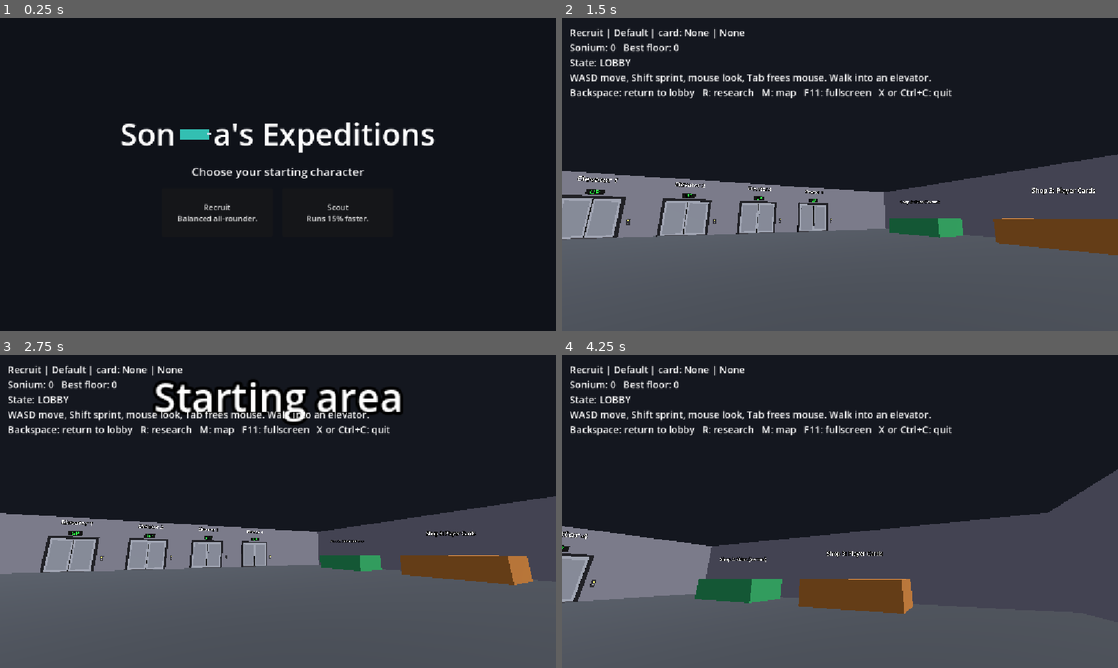
Above: before the commit, frames 1-4 (two rows, left to right).
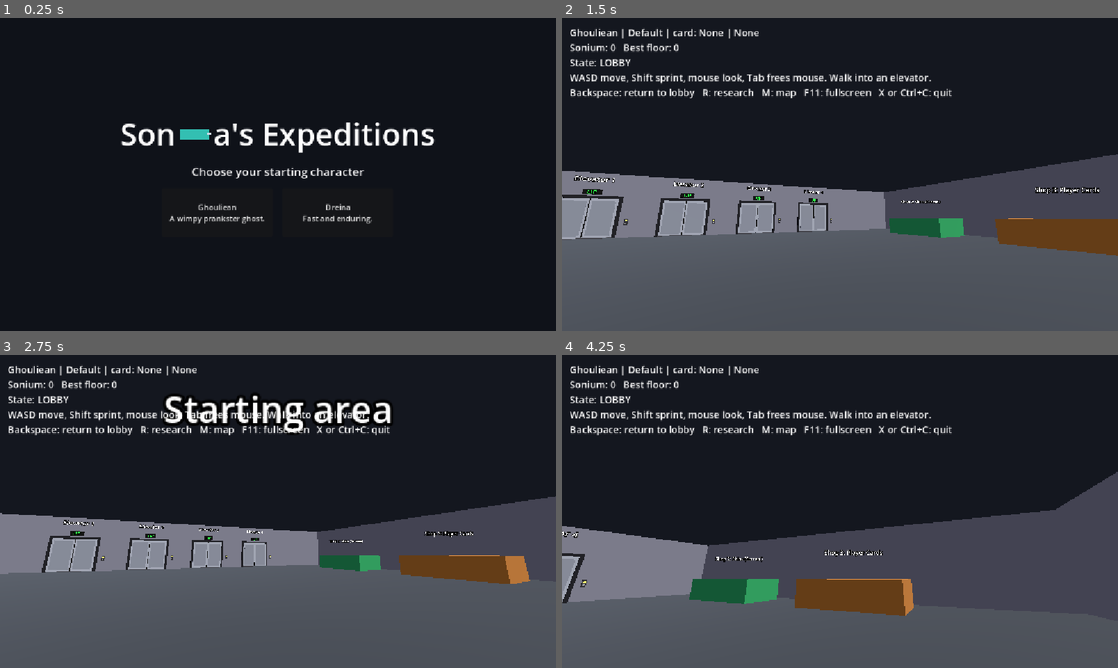
Above: after the commit, the same moments.

Repository: BusyStas/game-godot-Dandy
Game: Godot game, scene res://scenes/title.tscn
Two runs of this game, one before a commit and one after it. Both use one fixed random seed, a clock stepped at 60 frames per second and the inputs below.
Inputs (mouse positions are in pixels of both pictures, inside the frame that each line leads up to):
- Up to frame 1 (0.25 s): no input
- Up to frame 2 (1.5 s): click (778, 212) at 0.5 s, where only the run before the commit has a clickable "Recruit Balanced all-rounder."; tap Enter at 1.25 s; move the mouse to (867, 174) at 1.27 s; hold W from 1.28 s (still down); hold Shift from 1.28 s (still down)
- Up to frame 3 (2.75 s): tap Space at 1.52, 2, 2.27 s; tap R at 1.55, 2.1 s; move the mouse to (166, 527) at 2.02 s; release W at 2.03 s; release Shift at 2.03 s; hold S from 2.03 s (still down); tap Shift at 2.3 s
- Up to frame 4 (4.25 s): move the mouse to (851, 505) at 2.77 s; release S at 2.78 s; hold Shift 2.78-3.53 s; hold W from 2.78 s (still down); tap R at 3.05, 3.6 s; tap Enter at 3.5 s; move the mouse to (812, 574) at 3.52 s; tap Space at 3.77 s; tap Shift at 3.8 s

The runs differ from the first frame. In frame 1, 0.5% of the frame differs, in the area x 30-67%, y 59-66%; in frame 2, 2.1%; in frame 3, 5.5%, in the area x 0-100%, y 3-74%; in frame 4, 2.2%.

Commit message:
Deck update 5: five-star character stats, stamina, admin unlock, Ghouliean, mirror shows chosen character
Co-Authored-By: Claude Sonnet 5.5 <noreply@anthropic.com>
Claude-Session: https://claude.ai/code/session_01254WZhSqkkRXr4nw2rpTqZ

Diff:
--- a/scripts/character_model.gd
+++ b/scripts/character_model.gd
@@ -22,6 +22,7 @@
 	"limlem": [0.0022, 230, 100, 0.0],
 	"minchei": [0.0024, 210, 115, 0.0],
 	"littay": [0.0024, 215, 110, 0.0],
+	"ghouliean": [0.0024, 215, 110, 0.0],
 }
 
 # kind -> pixel positions (column, row) of the two eyes in the head texture, used for the red Corruption glow
@@ -40,6 +41,7 @@
 	"limlem": [Vector2(65, 130), Vector2(135, 130)],
 	"minchei": [Vector2(85, 110), Vector2(150, 110)],
 	"littay": [Vector2(80, 105), Vector2(140, 105)],
+	"ghouliean": [Vector2(82, 100), Vector2(138, 100)],
 }
 
 # body styles: torso, stripes (or null), belt, pants, arm, cuff, arm stripe, extra
@@ -54,6 +56,7 @@
 	"lem": {"torso": Color(0.5, 0.37, 0.0), "stripe": null, "belt": Color(0.93, 0.93, 0.93), "pants": Color(0.03, 0.2, 0.4), "arm": Color(0.5, 0.37, 0.0), "cuff": Color(0.4, 0.65, 0.3), "arm_stripe": false},
 	"littay": {"torso": Color(0.35, 0.35, 0.35), "stripe": null, "belt": null, "pants": Color(0.25, 0.45, 0.85), "arm": Color(0.9, 0.55, 0.2), "cuff": Color(0.9, 0.55, 0.2), "arm_stripe": false},
 	"minchei": {"torso": Color(0.75, 0.45, 0.6), "stripe": null, "belt": null, "pants": Color(0.72, 0.85, 0.7), "arm": Color(0.55, 0.5, 0.75), "cuff": Color(0.55, 0.5, 0.75), "arm_stripe": false},
+	"ghouliean": {"torso": Color(0.9, 0.93, 0.97), "stripe": null, "belt": null, "pants": Color(0.82, 0.86, 0.93), "arm": Color(0.9, 0.93, 0.97), "cuff": Color(0.7, 0.78, 0.9), "arm_stripe": false},
 	"bolten": {"torso": Color(0.8, 0.02, 0.02), "stripe": Color.BLACK, "belt": Color.BLACK, "pants": Color(0.8, 0.02, 0.02), "arm": Color(0.8, 0.02, 0.02), "cuff": Color(1.0, 0.9, 0.1), "arm_stripe": false},
 }
 
@@ -65,6 +68,25 @@
 		"sonia", "serrani", "surrena":
 			return "fatal"
 	return kind
+
+
+## A character as shown in the lobby mirror and shop: the same body and painted head, but not Corrupted.
+static func build_normal(kind: String) -> Node3D:
+	var root := Node3D.new()
+	if kind == "limlem":
+		for pair in [["lim", -0.36], ["lem", 0.36]]:
+			var one := Node3D.new()
+			one.scale = Vector3(0.82, 0.82, 0.82)
+			one.position.x = pair[1]
+			_body(one, pair[0])
+			_head(one, pair[0])
+			root.add_child(one)
+		return root
+	if not HEAD_SPEC.has(kind):
+		return build_player(Color(0.9, 0.75, 0.6))
+	_body(root, style_of(kind))
+	_head(root, kind)
+	return root
 
 
 ## An enemy: body + head, then black Sonium goo and red glowing eyes ("Corrupted").
@@ -278,6 +300,8 @@
 			img = _draw_minchei()
 		"littay":
 			img = _draw_littay()
+		"ghouliean":
+			img = _draw_ghouliean()
 		_:
 			img = _draw_rencha()
 	img.generate_mipmaps()
@@ -503,6 +527,18 @@
 	return img
 
 
+## Ghouliean: a wimpy little ghost with a wavy hem, big worried eyes and a small wobbly mouth.
+static func _draw_ghouliean() -> Image:
+	var img := _new(220, 230)
+	_ellipse(img, 110, 100, 78, 84, Color(0.93, 0.95, 1.0))
+	_poly(img, PackedVector2Array([Vector2(32, 100), Vector2(188, 100), Vector2(190, 205), Vector2(160, 185), Vector2(135, 210),
+			Vector2(110, 185), Vector2(85, 210), Vector2(60, 185), Vector2(30, 205)]), Color(0.93, 0.95, 1.0))
+	_eye(img, 82, 100, 20, 24)
+	_eye(img, 138, 100, 20, 24)
+	_poly(img, PackedVector2Array([Vector2(90, 150), Vector2(112, 140), Vector2(132, 150), Vector2(112, 160)]), Color(0.25, 0.25, 0.35))
+	return img
+
+
 static func _draw_littay() -> Image:
 	var img := _new(220, 220)
 	var pts := PackedVector2Array()
--- a/scripts/corruption.gd
+++ b/scripts/corruption.gd
@@ -25,6 +25,7 @@
 var _home := Vector3.ZERO
 var _stun_until := 0.0
 var _boost_until := 0.0
+var _ghoul_close_cd := 0.0
 var _hit_cd := 0.0
 var _sight_timer := 0.0
 var _last_seen := -100.0
@@ -264,6 +265,10 @@
 				var r := _limlem(dist, now)
 				target = r[0]
 				speed = r[1]
+			"ghouliean":
+				var r := _ghouliean(dist, now)
+				target = r[0]
+				speed = r[1]
 			"littay":
 				var r := _minchei(dist, now)   # same roaming/hearing style as Minchei
 				target = r[0]
@@ -288,6 +293,8 @@
 
 func _contact() -> void:
 	var dmg: int = int(_stats["damage"])
+	if dmg <= 0:
+		return   # harmless Friendlers (Ghouliean) never attack
 	if kind == "surrena":
 		if not _grabbing and RoundManager.request_minigame("shake", self, {}):
 			_grabbing = true
@@ -572,6 +579,25 @@
 	if now < _chase_until and from_home < 7.0:
 		return [_player.global_position, float(_stats["speed"])]
 	return [_home, 3.0]
+
+
+## Ghouliean is a wimp: he bolts from anyone who gets close, and wanders when nobody is near.
+func _ghouliean(dist: float, now: float) -> Array:
+	if dist < float(_stats["sight"]) * 0.75:
+		if dist < 3.0 and now > _ghoul_close_cd:
+			_ghoul_close_cd = now + 6.0
+			RoundManager.research_event(kind, "close")
+		var away := global_position - _player.global_position
+		away.y = 0.0
+		var spot := global_position + away.normalized() * 6.0
+		var b: Rect2 = bounds
+		spot.x = clampf(spot.x, b.position.x + 1.0, b.end.x - 1.0)
+		spot.z = clampf(spot.z, b.position.y + 1.0, b.end.y - 1.0)
+		if Vector2(spot.x - global_position.x, spot.z - global_position.z).length() < 1.5:
+			_pick_wander()   # cornered: dash somewhere else
+			return [_wander_target(), float(_stats["speed"])]
+		return [spot, float(_stats["speed"])]
+	return [_wander_target(), 1.8]
 
 
 ## Minchei is blind: she roams, feels for noise and anything close, and drags it to the other Corruptions.
--- a/scripts/game_data.gd
+++ b/scripts/game_data.gd
@@ -3,16 +3,52 @@
 ## Static game content. Anything marked PLACEHOLDER was not specified in the design deck.
 
 # PLACEHOLDER: the deck says there are two starting characters (designs TBD) and a character shop.
-const STARTERS := ["recruit", "scout"]
-
+const STARTERS := ["ghouliean", "dreina"]   # pick one for free the first time you play
+
+# Playable characters are the story characters themselves (deck: "bought characters are the characters you play as").
+# Five star stats, 1 (worst) to 5 (best): Timing Size, Movement Speed, Stamina, Stealth, Machine Speed. The deck gives
+# Sonia, Bolten, Littay, Shovelina, Lim & Lem and Dreina; the rest are PLACEHOLDER stars. Price runs from about 500 (worst
+# total) to 4000 (best total). Sonia, Serrani and Surrena are admin-only (unlocked by RoundManager.is_admin, never sold).
 const CHARACTERS := {
-	# deck: bought characters cost about 500 (worst) to 4000 (best) Sonium; stars run 1 (worst) to 5 (best).
-	# Sonia, Serrani and Surrena are admin-only and never sold. The roster here is a PLACEHOLDER until Daniel lists the real ones.
-	"recruit": {"name": "Recruit", "price": 500, "desc": "Balanced all-rounder.", "speed": 1.0, "fix": 1.0, "quiet": 1.0, "stars": {"Speed": 2, "Fixing": 2, "Stealth": 2}},
-	"scout": {"name": "Scout", "price": 500, "desc": "Runs 15% faster.", "speed": 1.15, "fix": 1.0, "quiet": 1.0, "stars": {"Speed": 3, "Fixing": 1, "Stealth": 2}},
-	"engineer": {"name": "Engineer", "price": 1500, "desc": "Fixes machines 30% faster.", "speed": 1.0, "fix": 1.3, "quiet": 1.0, "stars": {"Speed": 2, "Fixing": 4, "Stealth": 2}},
-	"ghost": {"name": "Ghost", "price": 4000, "desc": "Makes half the noise.", "speed": 1.0, "fix": 1.0, "quiet": 0.5, "stars": {"Speed": 3, "Fixing": 2, "Stealth": 5}},
-}
+	"ghouliean": {"name": "Ghouliean", "price": 600, "desc": "A wimpy prankster ghost.", "stars": {"Timing Size": 1, "Movement Speed": 3, "Stamina": 2, "Stealth": 1, "Machine Speed": 1}, "model": "ghouliean"},
+	"rencha": {"name": "Rencha", "price": 1000, "desc": "Stalks the halls.", "stars": {"Timing Size": 2, "Movement Speed": 2, "Stamina": 3, "Stealth": 2, "Machine Speed": 2}, "model": "rencha"},
+	"minchei": {"name": "Minchei", "price": 1000, "desc": "Blind but strong.", "stars": {"Timing Size": 3, "Movement Speed": 2, "Stamina": 2, "Stealth": 1, "Machine Speed": 2}, "model": "minchei"},
+	"cybot": {"name": "Cybot 1.2.7", "price": 1700, "desc": "Great with machines.", "stars": {"Timing Size": 2, "Movement Speed": 2, "Stamina": 3, "Stealth": 2, "Machine Speed": 5}, "model": "cybot"},
+	"ivina": {"name": "Ivina", "price": 1700, "desc": "Quiet and careful.", "stars": {"Timing Size": 3, "Movement Speed": 2, "Stamina": 2, "Stealth": 5, "Machine Speed": 2}, "model": "ivina"},
+	"shovelina": {"name": "Shovelina", "price": 2250, "desc": "Big timing windows.", "stars": {"Timing Size": 4, "Movement Speed": 3, "Stamina": 3, "Stealth": 2, "Machine Speed": 3}, "model": "shovelina"},
+	"littay": {"name": "Littay", "price": 2250, "desc": "A good machine hand.", "stars": {"Timing Size": 2, "Movement Speed": 3, "Stamina": 4, "Stealth": 2, "Machine Speed": 4}, "model": "littay"},
+	"dreina": {"name": "Dreina", "price": 2250, "desc": "Fast and enduring.", "stars": {"Timing Size": 2, "Movement Speed": 4, "Stamina": 4, "Stealth": 3, "Machine Speed": 2}, "model": "dreina"},
+	"limlem": {"name": "Lim & Lem", "price": 2250, "desc": "Fast fixers, no stamina.", "stars": {"Timing Size": 1, "Movement Speed": 5, "Stamina": 1, "Stealth": 3, "Machine Speed": 5}, "model": "limlem"},
+	"bolten": {"name": "Bolten", "price": 2600, "desc": "Lightning fast, very loud.", "stars": {"Timing Size": 2, "Movement Speed": 5, "Stamina": 5, "Stealth": 1, "Machine Speed": 2}, "model": "bolten"},
+	"sonia": {"name": "Sonia", "price": 4000, "desc": "Admin only. Best at everything.", "stars": {"Timing Size": 5, "Movement Speed": 5, "Stamina": 5, "Stealth": 5, "Machine Speed": 5}, "model": "sonia", "admin": true},
+	"serrani": {"name": "Serrani", "price": 4000, "desc": "Admin only.", "stars": {"Timing Size": 3, "Movement Speed": 3, "Stamina": 5, "Stealth": 1, "Machine Speed": 3}, "model": "serrani", "admin": true},
+	"surrena": {"name": "Surrena", "price": 4000, "desc": "Admin only.", "stars": {"Timing Size": 3, "Movement Speed": 4, "Stamina": 3, "Stealth": 5, "Machine Speed": 2}, "model": "surrena", "admin": true},
+}
+
+
+## Gameplay numbers from a character's stars (3 stars is about the old "average").
+static func stat(info: Dictionary, stat_name: String) -> int:
+	return int(info.get("stars", {}).get(stat_name, 3))
+
+
+static func speed_mult(info: Dictionary) -> float:
+	return 0.8 + 0.1 * stat(info, "Movement Speed")      # 0.9 .. 1.3
+
+
+static func fix_mult(info: Dictionary) -> float:
+	return 0.7 + 0.15 * stat(info, "Machine Speed")      # 0.85 .. 1.45
+
+
+static func quiet_mult(info: Dictionary) -> float:
+	return 1.5 - 0.25 * stat(info, "Stealth")           # 1.25 .. 0.25 (noise radius multiplier)
+
+
+static func sprint_seconds(info: Dictionary) -> float:
+	return 2.0 + 2.0 * stat(info, "Stamina")             # 4 .. 12 s of sprint, refills while walking
+
+
+static func timing_zone_px(info: Dictionary) -> float:
+	return 60.0 + 30.0 * stat(info, "Timing Size")       # width of the green zone (of 600)
 
 ## "Balanced all-rounder.  Speed ★★☆☆☆  Fixing ..." for the shop and the selection screen.
 static func desc_with_stars(info: Dictionary) -> String:
@@ -89,6 +125,7 @@
 	"dreina": {"name": "Dreina", "cls": "friendler", "speed": 3.5, "sight": 12.0, "hearing": 10.0, "detect_time": 10.0, "damage": 1, "min_floor": 5, "weight": 2.5},
 	"shovelina": {"name": "Shovelina", "cls": "friendler", "speed": 2.8, "sight": 10.0, "hearing": 12.0, "detect_time": 6.0, "damage": 1, "min_floor": 5, "weight": 2.5},
 	"limlem": {"name": "Lim & Lem", "cls": "friendler", "speed": 6.0, "sight": 12.0, "hearing": 6.0, "detect_time": 0.0, "damage": 1, "min_floor": 5, "weight": 2.5},
+	"ghouliean": {"name": "Ghouliean", "cls": "friendler", "speed": 4.4, "sight": 12.0, "hearing": 10.0, "detect_time": 0.0, "damage": 0, "min_floor": 5, "weight": 2.5},
 	"littay": {"name": "Littay", "cls": "friendler", "speed": 3.0, "sight": 12.0, "hearing": 10.0, "detect_time": 10.0, "damage": 1, "min_floor": 10, "weight": 2.5},
 	"minchei": {"name": "Minchei", "cls": "friendler", "speed": 2.6, "sight": 4.0, "hearing": 14.0, "detect_time": 12.0, "damage": 1, "min_floor": 5, "weight": 2.5},
 }
@@ -96,14 +133,14 @@
 # The deck's table still has unfinished ("WIP") rows. They keep their share of the odds; until they exist, a WIP
 # roll spawns one of the finished Friendlers (any floor) as a stand-in. [min_floor, rarity]
 static func wip_rows() -> Array:
-	var rows: Array = [[5, 2.5], [5, 2.5]]
+	var rows: Array = [[5, 2.5]]
 	for i in 8:
 		rows.append([0, 3.5])
 	for i in 10:
 		rows.append([0, 4.55])
 	return rows
 
-const WIP_STAND_INS := ["dreina", "shovelina", "limlem", "minchei", "littay"]
+const WIP_STAND_INS := ["dreina", "shovelina", "limlem", "minchei", "littay", "ghouliean"]
 
 # Short alarm text shown by the monster warning.
 const WARNINGS := {
@@ -117,6 +154,7 @@
 	"dreina": "DREINA is chasing you - avoid the Sonium puddles!",
 	"shovelina": "SHOVELINA is digging toward you - keep moving!",
 	"limlem": "LIM & LEM - do not get close to them!",
+	"ghouliean": "Ghouliean is around - he is harmless and runs from you.",
 	"littay": "LITTAY is roaming - he drags people to the darkest part of the map!",
 	"minchei": "MINCHEI is roaming - she can drag you to a Fatal!",
 }
@@ -179,6 +217,12 @@
 		{"ev": "space_escape", "goal": 3, "text": "Step into Lim & Lem's space and get away unhurt three times"},
 		{"ev": "chased", "goal": 30, "text": "Get chased by Corrupted Lim & Lem for half a minute"}],
 		"cost_jars": 0, "reward": "title", "reward_text": "Title: Personal Space + a guide on keeping your distance"},
+	"ghouliean": {"tasks": [
+		{"ev": "found", "goal": 10, "text": "Find Corrupted Ghouliean ten times"},
+		{"ev": "follow", "goal": 30, "text": "Stay near Corrupted Ghouliean for half a minute (within 5 m)"},
+		{"ev": "close", "goal": 5, "text": "Get within 3 m of Ghouliean five times before he bolts"},
+		{"ev": "found", "goal": 25, "text": "Find Corrupted Ghouliean twenty-five times"}],
+		"cost_jars": 0, "reward": "title", "reward_text": "Title: Ghoul Whisperer + a guide to the Ghouliean Protocol"},
 	"littay": {"tasks": [
 		{"ev": "found", "goal": 10, "text": "Find Corrupted Littay ten times"},
 		{"ev": "follow", "goal": 30, "text": "Follow Corrupted Littay for half a minute (within 5 m)"},
--- a/scripts/lobby.gd
+++ b/scripts/lobby.gd
@@ -146,6 +146,7 @@
 		var skin: String = str(RoundManager.loadout.get("skin", ""))
 		if GameData.SKINS.has(skin):
 			_mirror.skin_color = GameData.SKINS[skin]["color"]
+			_mirror.character = str(GameData.CHARACTERS.get(RoundManager.loadout["character"], {}).get("model", ""))
 	_mirror.active = in_cabin
 
 
@@ -308,7 +309,7 @@
 	if Time.get_ticks_msec() > _msg_until_ms:
 		_msg.text = ""
 	var s: int = RoundManager.state
-	var ch: Dictionary = GameData.CHARACTERS.get(RoundManager.loadout["character"], GameData.CHARACTERS["recruit"])
+	var ch: Dictionary = GameData.CHARACTERS.get(RoundManager.loadout["character"], GameData.CHARACTERS[GameData.STARTERS[0]])
 	var skin: Dictionary = GameData.SKINS.get(RoundManager.loadout["skin"], GameData.SKINS["default"])
 	var deco: Dictionary = GameData.DECORATIONS.get(RoundManager.loadout["decoration"], GameData.DECORATIONS["none"])
 	var util: Dictionary = GameData.UTILITIES.get(RoundManager.loadout["utility"], GameData.UTILITIES["none"])
@@ -320,7 +321,7 @@
 		"State: %s" % RoundManager.State.keys()[s],
 	]
 	if s != RoundManager.State.LOBBY:
-		lines.append("Floor: %d" % RoundManager.floor_number)
+		lines.append("Floor: %d   Stamina: %d%%" % [RoundManager.floor_number, int(100.0 * _player.stamina / maxf(_player.sprint_max, 0.01))])
 	if RoundManager.current_map != "":
 		lines.append("Map: %s" % RoundManager.current_map)
 		lines.append(_task_line())
--- a/scripts/minigame.gd
+++ b/scripts/minigame.gd
@@ -81,8 +81,9 @@
 	_track.add_child(tbg)
 	_zone = ColorRect.new()
 	_zone.color = Color(0.1, 0.8, 0.2, 0.9)
-	_zone.position = Vector2(240, 0)
-	_zone.size = Vector2(120, 34)
+	var zone_w := GameData.timing_zone_px(GameData.CHARACTERS.get(RoundManager.loadout["character"], {}))   # Timing Size stars
+	_zone.position = Vector2(300.0 - zone_w / 2.0, 0)
+	_zone.size = Vector2(zone_w, 34)
 	_track.add_child(_zone)
 	_needle = ColorRect.new()
 	_needle.color = Color.WHITE
--- a/scripts/mirror.gd
+++ b/scripts/mirror.gd
@@ -24,6 +24,11 @@
 
 var _vp: SubViewport
 var _cam: Camera3D
+var character := "":      ## the chosen character: its body shows in the mirror ("your body's looks change")
+	set(value):
+		character = value
+		if is_inside_tree():
+			_rebuild_figure()
 var _figure: Node3D
 
 
@@ -60,7 +65,7 @@
 func _rebuild_figure() -> void:
 	if _figure:
 		_figure.queue_free()
-	_figure = CharacterModel.build_player(skin_color)
+	_figure = CharacterModel.build_normal(character) if character != "" else CharacterModel.build_player(skin_color)
 	CharacterModel.set_visual_layers(_figure, FIGURE_LAYER)
 	_figure.top_level = true
 	_figure.visible = active
--- a/scripts/player.gd
+++ b/scripts/player.gd
@@ -8,6 +8,9 @@
 const GRAVITY := 20.0
 
 var frozen := false          ## true while a UI screen is open
+var sprint_max := 6.0         ## seconds of sprint (Stamina stat)
+var stamina := 6.0
+var timing_zone := 120.0      ## green-zone width in timing minigames (Timing Size stat)
 var fix_speed := 1.0         ## machine repair speed multiplier (character perk)
 
 var _speed_mult := 1.0
@@ -56,10 +59,13 @@
 
 
 func apply_loadout() -> void:
-	var ch: Dictionary = GameData.CHARACTERS.get(RoundManager.loadout["character"], GameData.CHARACTERS["recruit"])
-	_speed_mult = ch["speed"]
-	fix_speed = ch["fix"]
-	_quiet = ch["quiet"]
+	var ch: Dictionary = GameData.CHARACTERS.get(RoundManager.loadout["character"], GameData.CHARACTERS[GameData.STARTERS[0]])
+	_speed_mult = GameData.speed_mult(ch)
+	fix_speed = GameData.fix_mult(ch)
+	_quiet = GameData.quiet_mult(ch)
+	sprint_max = GameData.sprint_seconds(ch)
+	stamina = sprint_max
+	timing_zone = GameData.timing_zone_px(ch)
 	var utility: String = RoundManager.loadout["utility"]
 	if utility == "boots":
 		_speed_mult *= 1.2
@@ -101,7 +107,11 @@
 		if Input.is_physical_key_pressed(KEY_A): x -= 1.0
 		if Input.is_physical_key_pressed(KEY_S): z += 1.0
 		if Input.is_physical_key_pressed(KEY_W): z -= 1.0
-		sprint = Input.is_physical_key_pressed(KEY_SHIFT)
+		sprint = Input.is_physical_key_pressed(KEY_SHIFT) and stamina > 0.0 and (x != 0.0 or z != 0.0)
+	if sprint:
+		stamina = maxf(0.0, stamina - delta)
+	else:
+		stamina = minf(sprint_max, stamina + delta * 0.6)
 	var dir := (transform.basis * Vector3(x, 0.0, z)).normalized()
 	var speed := BASE_SPEED * _speed_mult * RoundManager.speed_factor() * (SPRINT_MULT if sprint else 1.0)
 	velocity.x = dir.x * speed
--- a/scripts/round_manager.gd
+++ b/scripts/round_manager.gd
@@ -40,6 +40,8 @@
 var corruption_count := 1
 var slow_factor := 1.0   ## <1 once Rencha has seen the player on this floor
 var chain: Array = []     ## FloorChain blocks of this run: floors must be reached one by one, in order
+## Admins (Daniel and his father) get the Fatals unlocked: run with --admin, set SONIA_ADMIN=1, or put an admin.txt file in the project folder.
+var is_admin := false
 var best_tip := ""        ## hash of the last block of the run that set best_floor
 var _chain_run_id := 0
 var health := MAX_HEALTH
@@ -66,7 +68,7 @@
 var best_floor := 0
 var starter_chosen := false
 var owned := {"characters": [], "skins": ["default"], "decorations": ["none"]}
-var loadout := {"character": "recruit", "skin": "default", "utility": "none", "decoration": "none"}
+var loadout := {"character": "ghouliean", "skin": "default", "utility": "none", "decoration": "none"}
 
 var _timer: SceneTreeTimer
 var _run_id := 0
@@ -74,6 +76,8 @@
 
 
 func _ready() -> void:
+	is_admin = "--admin" in OS.get_cmdline_user_args() or "--admin" in OS.get_cmdline_args() \
+		or OS.get_environment("SONIA_ADMIN") == "1" or FileAccess.file_exists("res://admin.txt")
 	for k in GameData.RESEARCH:
 		research[k] = {"p": [0.0, 0.0, 0.0, 0.0], "claimed": false}
 	_load()
@@ -542,6 +546,16 @@
 	owned["decorations"] = Array(cfg.get_value("player", "owned_decorations", ["none"]))
 	for k in loadout:
 		loadout[k] = str(cfg.get_value("loadout", k, loadout[k]))
+	# the roster changed with the deck (stars, story characters): drop saved characters that no longer exist
+	var kept: Array = []
+	for id in owned["characters"]:
+		if GameData.CHARACTERS.has(id) and (is_admin or not GameData.CHARACTERS[id].get("admin", false)):
+			kept.append(id)
+	owned["characters"] = kept
+	if kept.is_empty():
+		starter_chosen = false
+	elif not GameData.CHARACTERS.has(loadout["character"]) or (GameData.CHARACTERS[loadout["character"]].get("admin", false) and not is_admin):
+		loadout["character"] = kept[0]
 	for k in research:
 		var p: Array = Array(cfg.get_value("research", k, research[k]["p"]))
 		if p.size() == 4:
--- a/scripts/selection_screen.gd
+++ b/scripts/selection_screen.gd
@@ -55,7 +55,12 @@
 
 
 func open() -> void:
-	_fill("character", RoundManager.owned["characters"], GameData.CHARACTERS)
+	var chars: Array = RoundManager.owned["characters"].duplicate()
+	if RoundManager.is_admin:   # admins get the Fatals (Sonia, Serrani, Surrena) for free
+		for id in GameData.CHARACTERS:
+			if GameData.CHARACTERS[id].get("admin", false) and not chars.has(id):
+				chars.append(id)
+	_fill("character", chars, GameData.CHARACTERS)
 	_fill("skin", RoundManager.owned["skins"], GameData.SKINS)
 	_fill("utility", GameData.UTILITIES.keys(), GameData.UTILITIES)
 	_fill("decoration", RoundManager.owned["decorations"], GameData.DECORATIONS)
--- a/tools/export_models.gd
+++ b/tools/export_models.gd
@@ -3,7 +3,7 @@
 ## Run:  godot --headless --path . -s tools/export_models.gd
 func _initialize() -> void:
 	DirAccess.make_dir_recursive_absolute("res://assets/characters")
-	for kind in ["sonia", "serrani", "surrena", "rencha", "cybot", "ivina", "bolten", "dreina", "shovelina", "lim", "lem", "minchei", "littay"]:
+	for kind in ["sonia", "serrani", "surrena", "rencha", "cybot", "ivina", "bolten", "dreina", "shovelina", "lim", "lem", "minchei", "littay", "ghouliean"]:
 		var img: Image = CharacterModel.image_for(kind)
 		img.save_png("res://assets/characters/%s_head.png" % kind)
 		print("wrote ", kind)
Binary file added: assets/characters/ghouliean_head.png
Not shown, changed: .claude/requirements.md
